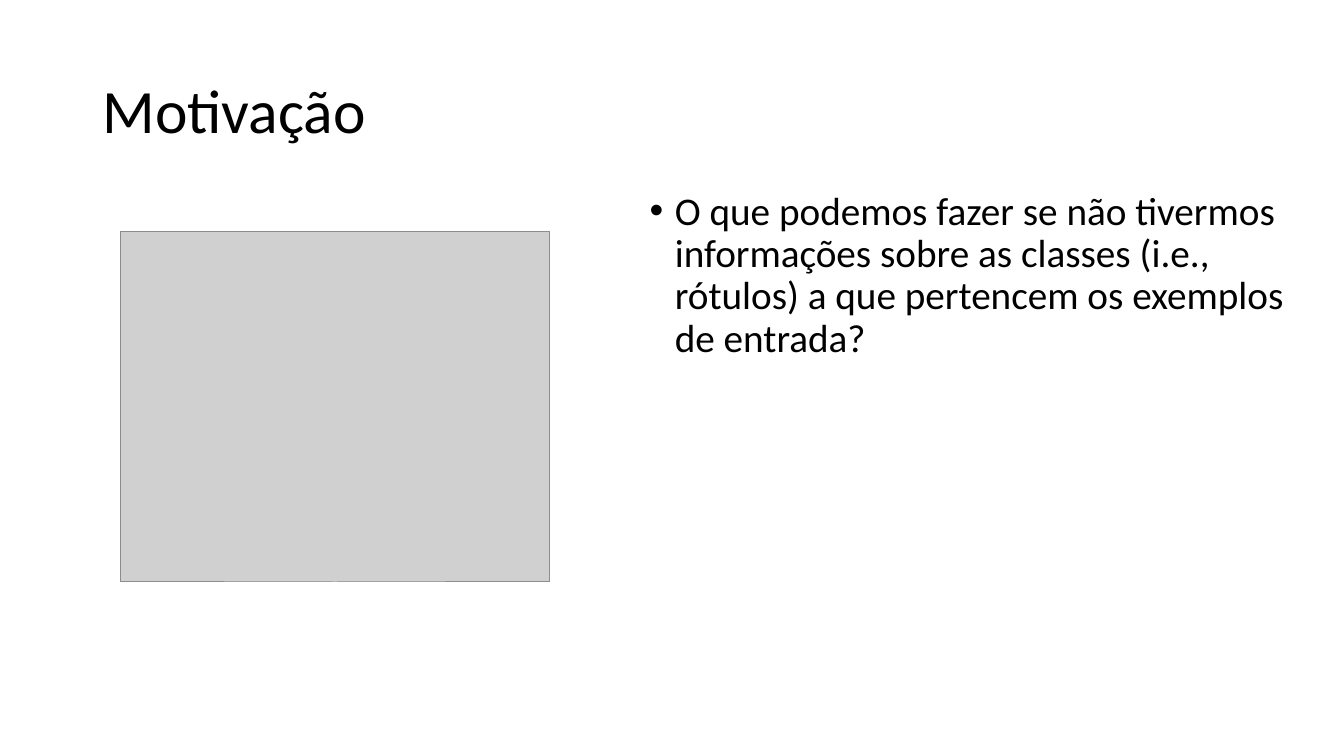
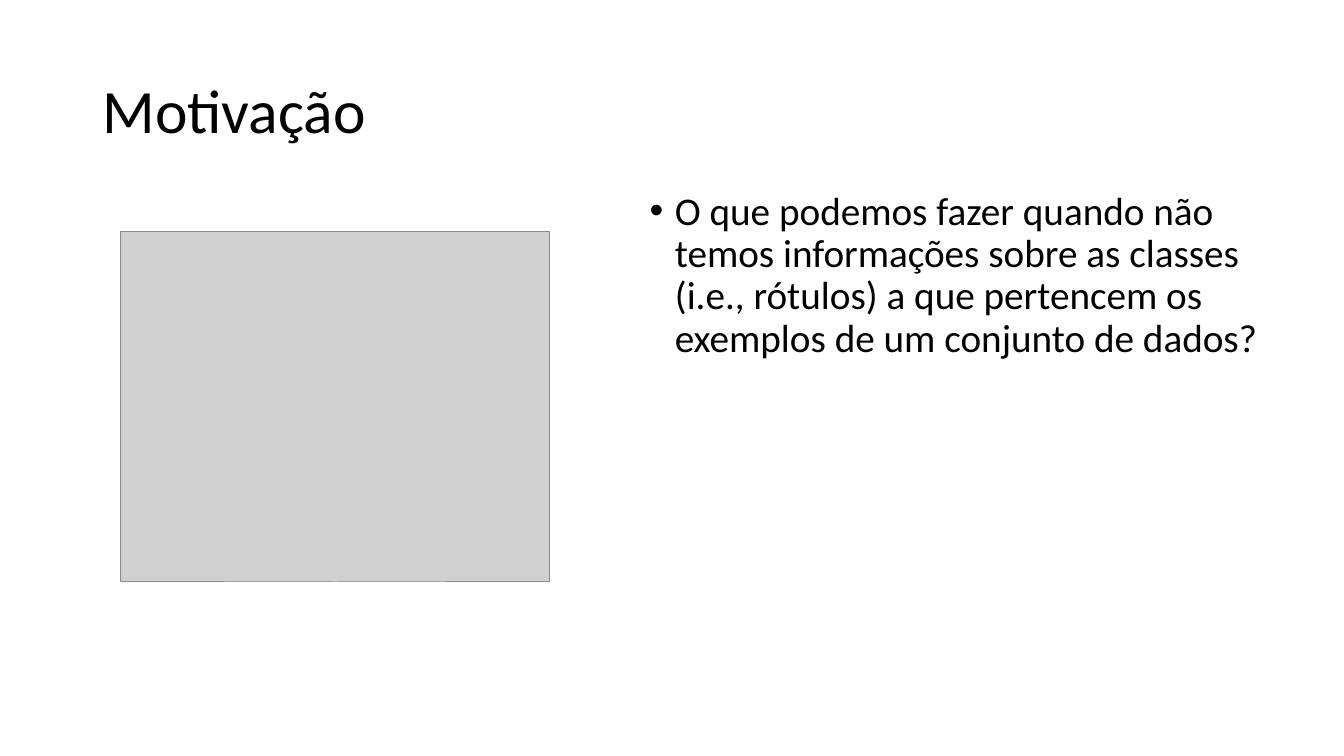
Before and after one commit to zz4fap/t320_aprendizado_de_maquina, a slide deck: slide 3 of slides/T320_kMeans.pptx. Drawn at 1344x756 pixels with LibreOffice and Linux fonts; fonts in the diff are those of the drawing; grey boxes stand for pictures. Boxes give left, top, right and bottom in pixels: in the first picture for what was removed or moved away, otherwise in the second. Text is boxed around its words. In the diff, an @@ line names an element or a change of style, - is before the commit and + after.

```diff
--- a/slides/T320_kMeans.pptx
+++ b/slides/T320_kMeans.pptx
@@ text at [675, 197, 1257, 359]: text changed @@
-• O que podemos fazer se não tivermos informações sobre as classes (i.e., rótulos) a que pertencem os exemplos de entrada?
+• O que podemos fazer quando não temos informações sobre as classes (i.e., rótulos) a que pertencem os exemplos de um conjunto de dados?
```
Also in this commit, not shown: 11 other slides changed, 4 slides added, 4 slides removed, 2 other files.
